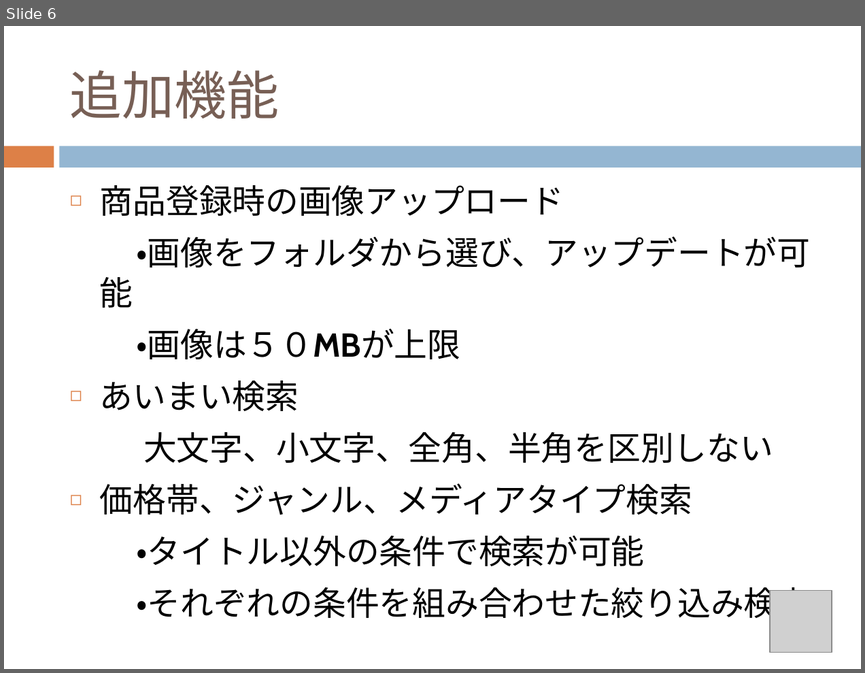
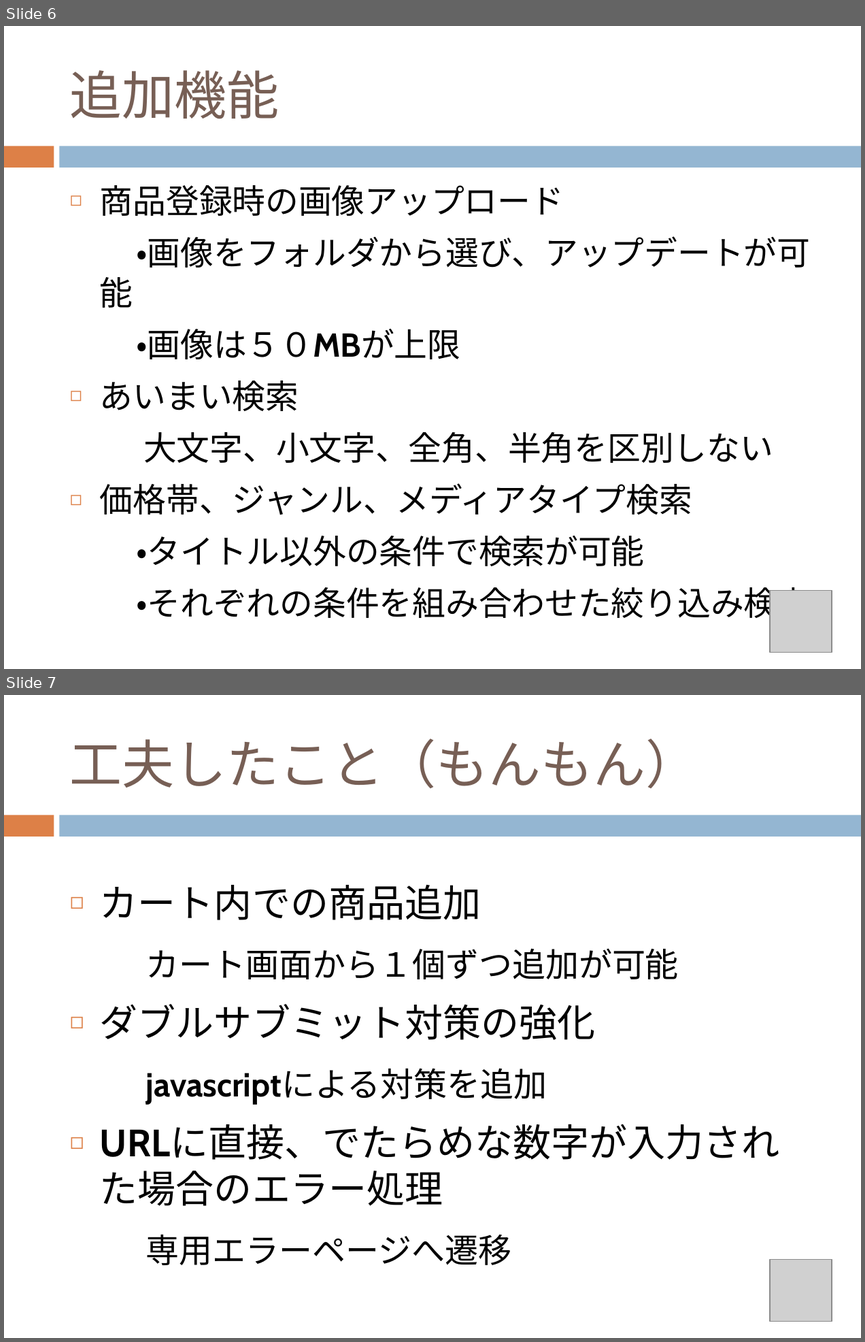
Before and after one commit to chocomegane/springC, a slide deck: document/ECサイト.pptx. Shown one above the other, each under a label of ours: slide 6 before the commit, slides 6 and 7 after it. The pictures are 865x673 and 865x1342 pixels, drawn with LibreOffice and Linux fonts; fonts in the diff are those of the drawing; grey boxes stand for pictures. Boxes give left, top, right and bottom in pixels: in the first picture for what was removed or moved away, otherwise in the second. Text is boxed around its words. In the diff, an @@ line names an element or a change of style, - is before the commit and + after.

```diff
--- a/document/ECサイト.pptx
+++ b/document/ECサイト.pptx
@@ slide 7 added at (4, 695, 861, 1338), background #FFFFFF; not listed: 2 template elements that a slide beside it also shows @@
@@ title added at (70, 739, 698, 788), 44 pt, text #775F55 @@
+工夫したこと（もんもん）
@@ text added at (100, 885, 780, 1265), 32 pt, text #000000 @@
+◻ カート内での商品追加
+カート画面から１個ずつ追加が可能
+◻ ダブルサブミット対策の強化
+javascriptによる対策を追加
+◻ URLに直接、でたらめな数字が入力された場合のエラー処理
+専用エラーページへ遷移
@@ picture added at (770, 1259, 832, 1321) @@
```
Also in this commit, not shown: 1 other slide added, 6 slides removed.
